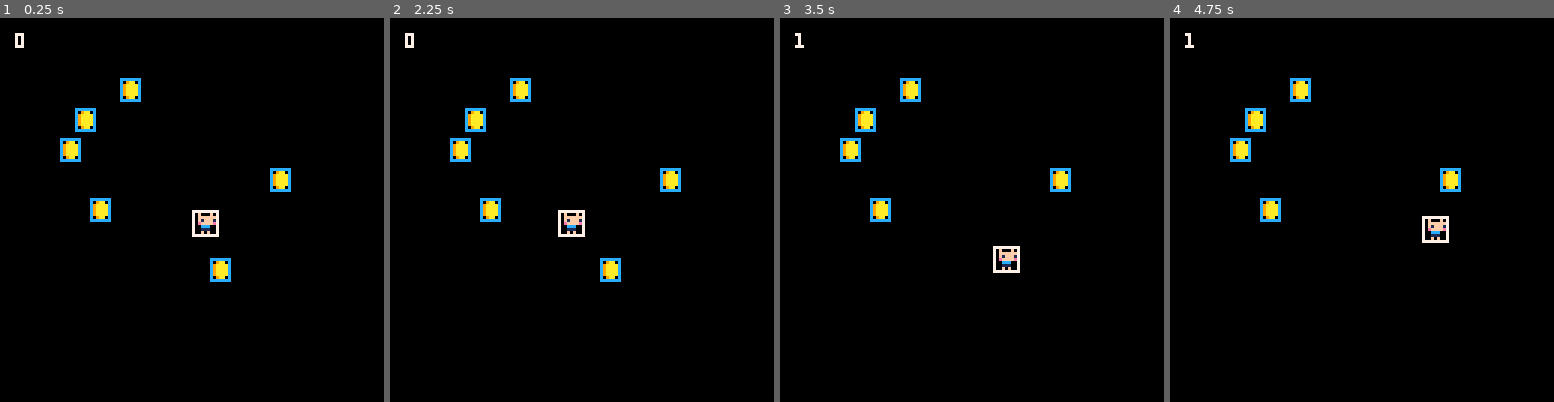
Above: before the commit, frames 1-4 (left to right).
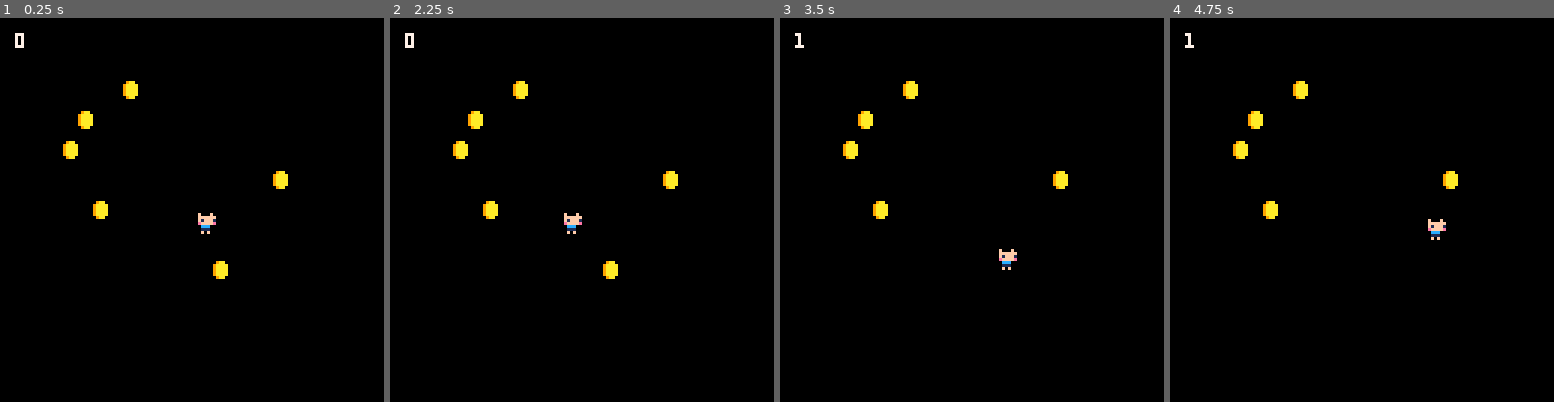
Above: after the commit, the same moments.

Repository: andres-root/pico8
Game: PICO-8 cartridge game.p8
Two runs of this game, one before a commit and one after it. Both use one fixed random seed, a clock stepped at 60 frames per second and the inputs below.
Inputs:
- Up to frame 1 (0.25 s): no input
- Up to frame 2 (2.25 s): tap O (Z key) at 0.33, 0.7, 1.43, 2.22 s; hold Left from 1.97 s (still down)
- Up to frame 3 (3.5 s): release Left at 2.37 s; hold Down 2.42-2.82 s; hold Right from 2.87 s (still down); tap O (Z key) at 3.1 s
- Up to frame 4 (4.75 s): release Right at 3.53 s; hold Up 3.58-4.08 s; tap O (Z key) at 3.98 s; hold Right 4.13-4.53 s; hold Down from 4.58 s (still down)

The runs differ from the first frame. In frame 1, 1.1% of the frame differs, in the area x 15-76%, y 15-69%; in frame 2, 1.1%; in frame 3, 1.0%; in frame 4, 1.0%.

Commit message:
WIP collision

Diff:
--- a/game.p8
+++ b/game.p8
@@ -40,18 +40,23 @@
         end,
         draw = function(self)
             spr(1, self.x, self.y)
-            rect(self.x, self.y, self.x + self.width, self.y + self.height, 7)
+            -- rect(self.x, self.y, self.x + self.width, self.y + self.height, 7)
             -- print(self.is_vertically_aligned and self.is_horizontally_aligned, self.x + 10, self.y + 7)
         end,
         check_collision = function(self, coin)
             -- Check alignment with coin
-            local left = self.x
-            local right = self.x + self.width
-            local top = self.y
-            local bottom = self.y + self.height
+            local entity_left = self.x
+            local entity_right = self.x + self.width
+            local entity_top = self.y
+            local entity_bottom = self.y + self.height
+
+            local coin_left = coin.x
+            local coin_right = coin.x + coin.width
+            local coin_top = coin.y
+            local coin_bottom = coin.y + coin.height
 
             -- Collect the coin
-            if is_point_in_rect(coin.x, coin.y, left, right, top, bottom) and not coin.is_collected then
+            if not coin.is_collected and rects_overlapping(entity_left, entity_top, entity_right, entity_bottom, coin_left, coin_top, coin_right, coin_bottom) then
                 coin.is_collected = true
                 score += 1
             end
@@ -101,7 +108,7 @@
         draw = function(self)
             if not self.is_collected then
                 spr(2, self.x, self.y)
-                rect(self.x, self.y, self.x + self.width, self.y + self.height, 12)
+                -- rect(self.x, self.y, self.x + self.width, self.y + self.height, 12)
             end
         end,
     }
@@ -116,6 +123,14 @@
     return (is_horizontally_aligned and is_vertically_aligned)
 end
 
+function lines_overlapping(min1, max1, min2, max2)
+    return (max1 > min2 and max2 > min1)
+end
+
+function rects_overlapping(left1, top1, right1, bottom1, left2, top2, right2, bottom2)
+    return (lines_overlapping(left1, right1, left2, right2) and lines_overlapping(top1, bottom1, top2, bottom2))
+end
+
 __gfx__
 00000000000000000000000000000000000000000000000000000000000000000000000000000000000000000000000000000000000000000000000000000000
 0000000000f000f0009aa00000000000000000000000000000000000000000000000000000000000000000000000000000000000000000000000000000000000
